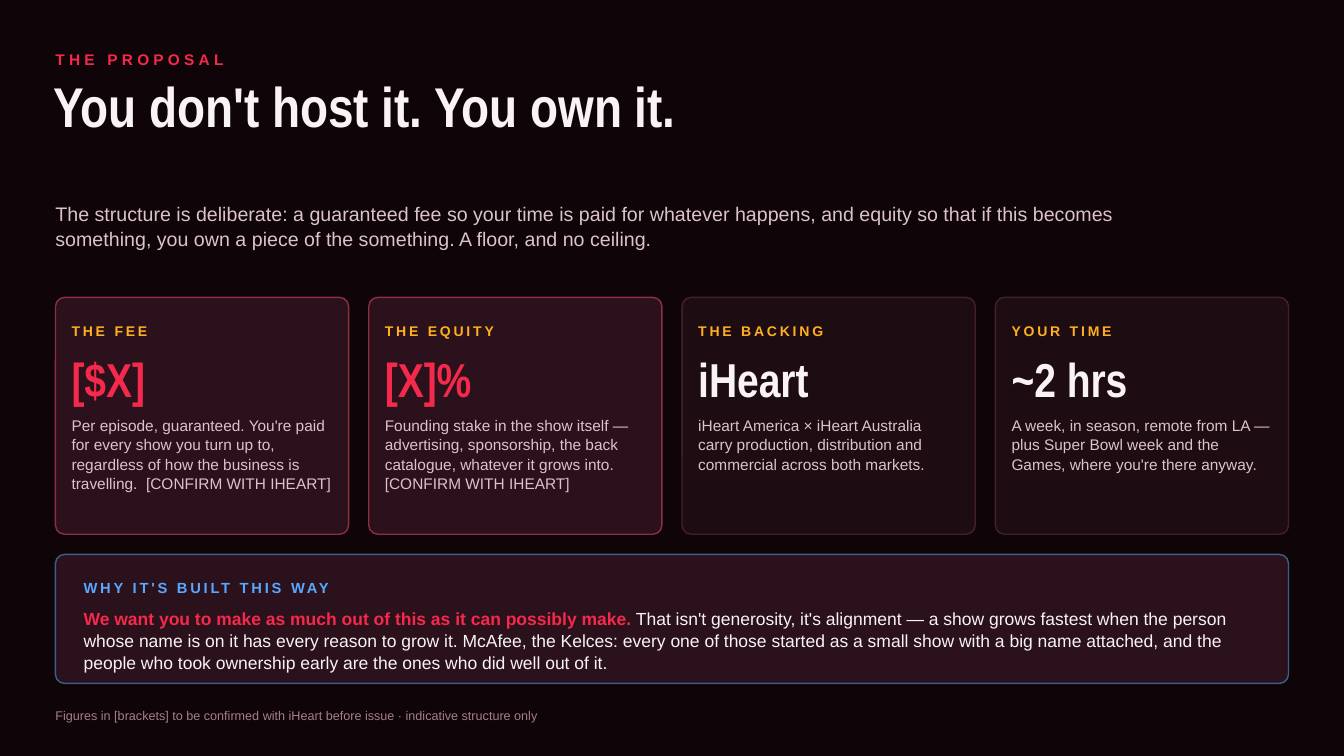
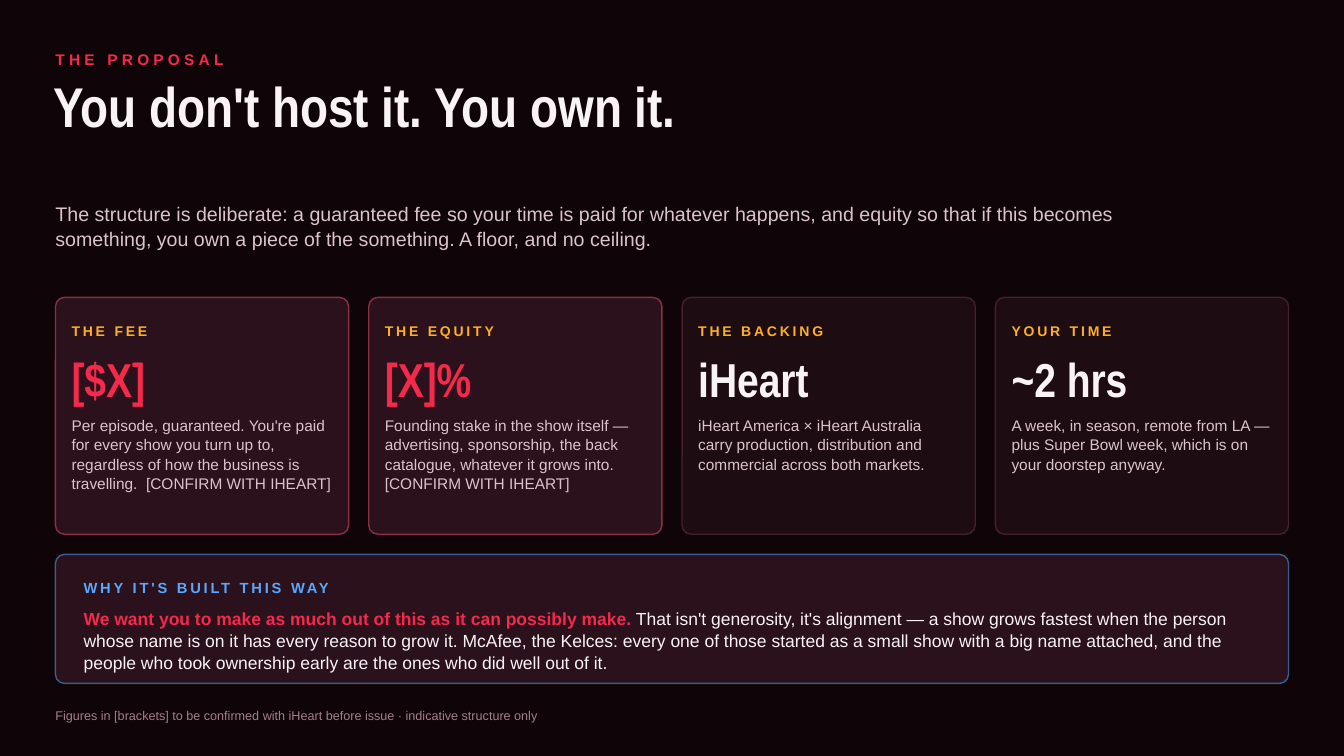
Before and after one commit to jvanders33/Armchair-NFL, a slide deck: slide 6 of pitch/Running-it-Back-Gurley.pptx. Drawn at 1344x756 pixels with LibreOffice and Linux fonts; fonts in the diff are those of the drawing. Boxes give left, top, right and bottom in pixels: in the first picture for what was removed or moved away, otherwise in the second. Text is boxed around its words. In the diff, an @@ line names an element or a change of style, - is before the commit and + after.

```diff
--- a/pitch/Running-it-Back-Gurley.pptx
+++ b/pitch/Running-it-Back-Gurley.pptx
@@ text at <box>1012,420,1251,473</box>: text changed @@
-A week, in season, remote from LA — plus Super Bowl week and the Games, where you're there anyway.
+A week, in season, remote from LA — plus Super Bowl week, which is on your doorstep anyway.
```
Also in this commit, not shown: 4 other slides changed, 2 other files.
